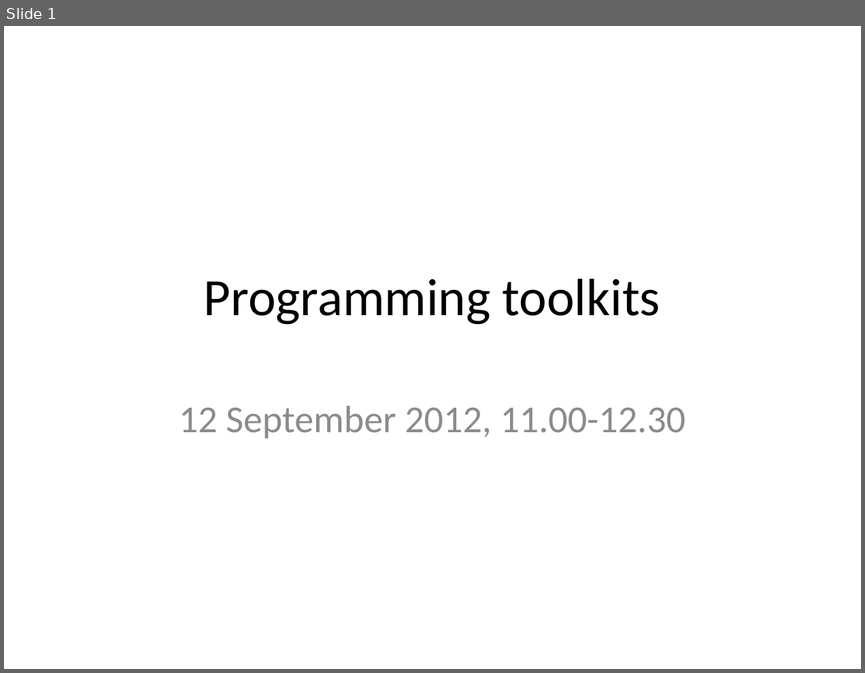
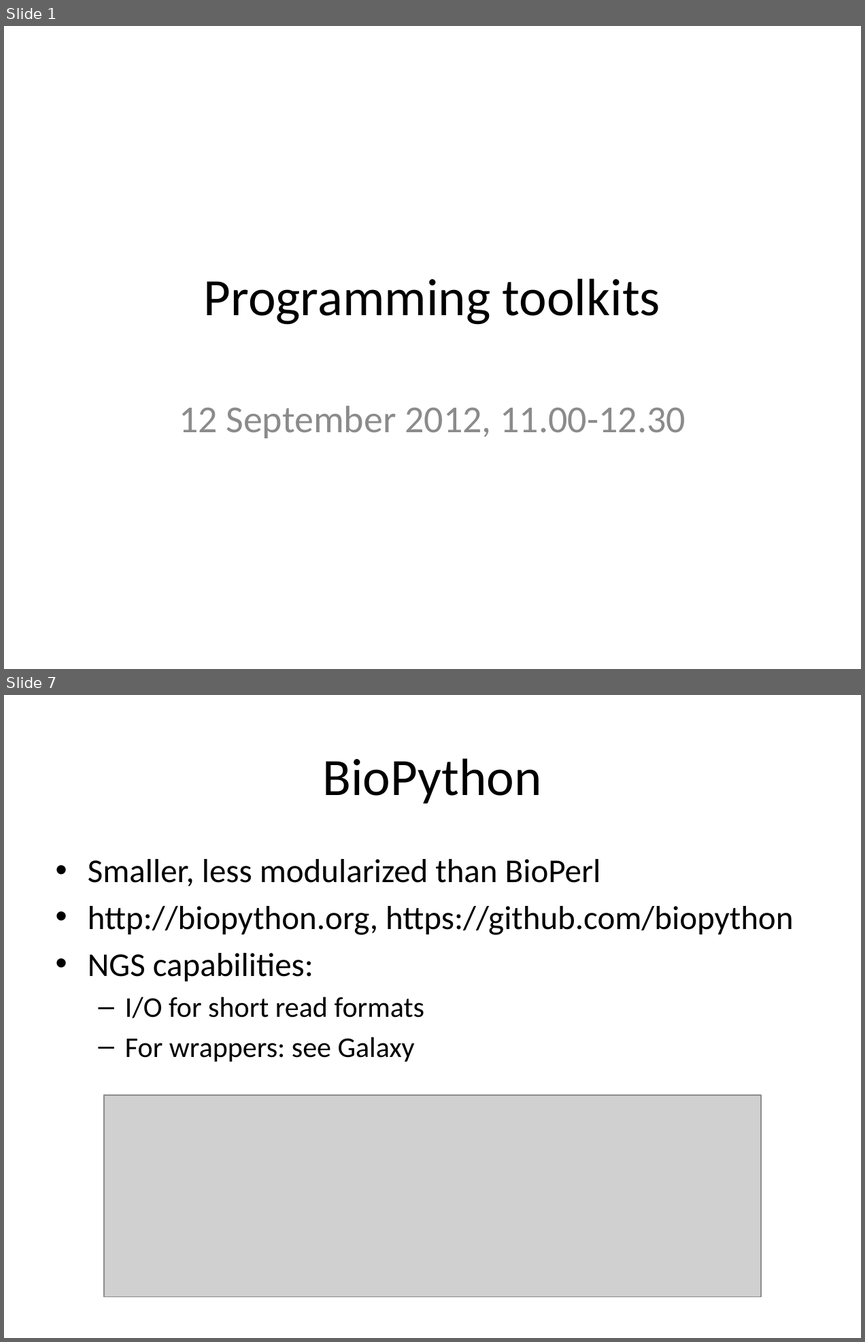
Before and after one commit to rvosa/ngs-workflows, a slide deck: doc/slides/day2/session2/Toolkits.pptx. Shown one above the other, each under a label of ours: slide 1 before the commit, slides 1 and 7 after it; the slides between them are not shown. The pictures are 865x673 and 865x1342 pixels, drawn with LibreOffice and Linux fonts; fonts in the diff are those of the drawing; grey boxes stand for pictures. Boxes give left, top, right and bottom in pixels: in the first picture for what was removed or moved away, otherwise in the second. Text is boxed around its words. In the diff, an @@ line names an element or a change of style, - is before the commit and + after.

```diff
--- a/doc/slides/day2/session2/Toolkits.pptx
+++ b/doc/slides/day2/session2/Toolkits.pptx
@@ slide 7 added at bbox=[4, 695, 861, 1338], background #FFFFFF @@
@@ title added at bbox=[322, 758, 542, 804], 44 pt, text #000000 @@
+BioPython
@@ text added at bbox=[88, 859, 793, 1062], 28 pt, text #000000 @@
+• Smaller, less modularized than BioPerl
+• http://biopython.org, https://github.com/biopython
+• NGS capabilities:
+  – I/O for short read formats
+  – For wrappers: see Galaxy
@@ picture added at bbox=[104, 1095, 762, 1297] @@
```
Also in this commit, not shown: 3 slides changed, 7 other slides added, 8 slides removed.
